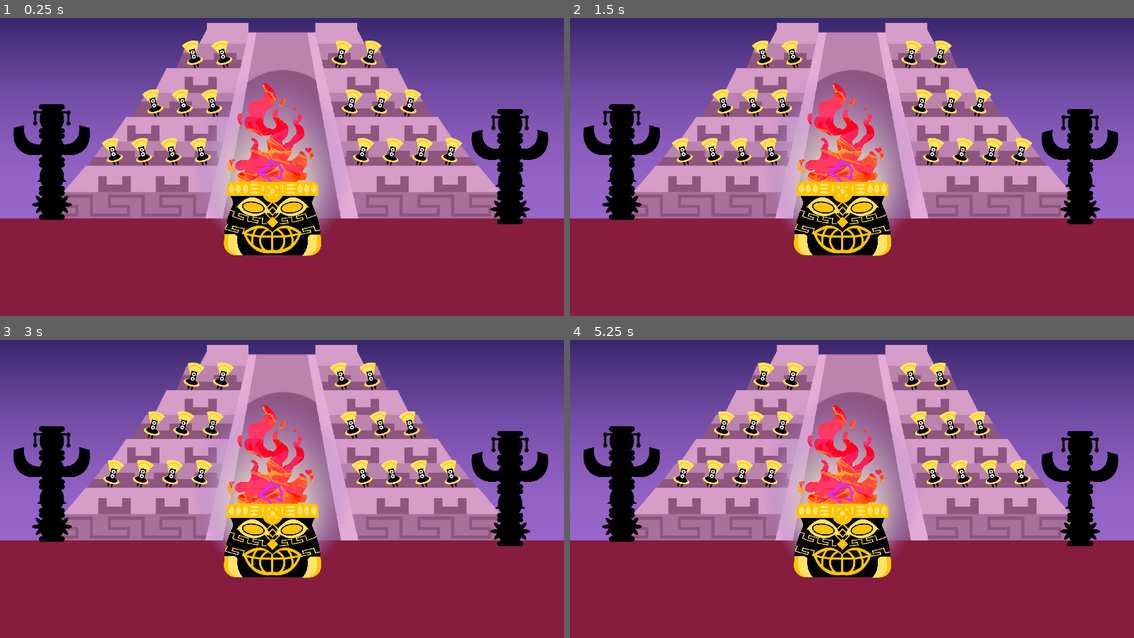
Above: before the commit, frames 1-4 (two rows, left to right).
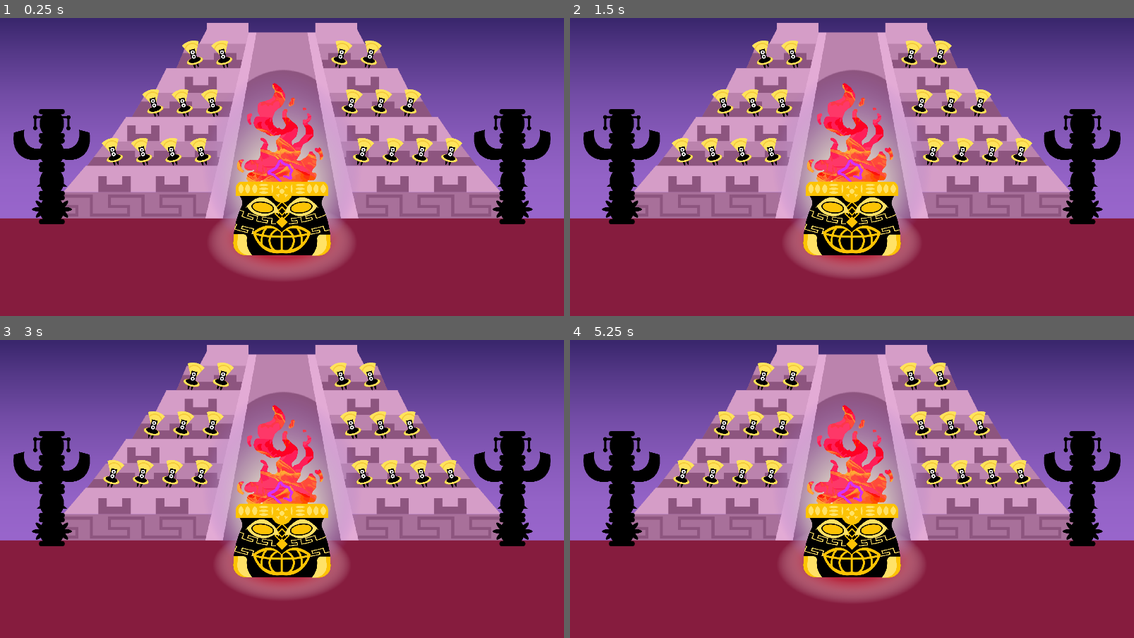
Above: after the commit, the same moments.

Repository: ElMagoRubio/SummerJam2025
Game: Godot game, scene res://scenes/main_scene.tscn
Same seed, same stepped clock (60 frames per second), same inputs: the game is played once before the commit and once after it. The project has no main scene, so this scene is started directly.
Inputs:
- Up to frame 1 (0.25 s): no input
- Up to frame 2 (1.5 s): tap Enter at 1.25 s
- Up to frame 3 (3 s): no input
- Up to frame 4 (5.25 s): tap Space at 4.25 s

The runs differ from the first frame. In frame 1, 9.4% of the frame differs, in the area x 2-98%, y 21-88%; in frame 2, 9.0%; in frame 3, 8.9%; in frame 4, 9.4%.

Commit message:
Added glow to main_scene

Diff:
--- /dev/null
+++ b/make_fire_godot/assets/sprites/background/BG_Sombra.svg
@@ -0,0 +1,20 @@
+<?xml version="1.0" encoding="UTF-8"?>
+<svg id="Capa_2" data-name="Capa 2" xmlns="http://www.w3.org/2000/svg" xmlns:xlink="http://www.w3.org/1999/xlink" viewBox="0 0 534.79 287.56">
+  <defs>
+    <style>
+      .cls-1 {
+        fill: url(#Degradado_sin_nombre_67);
+      }
+    </style>
+    <radialGradient id="Degradado_sin_nombre_67" data-name="Degradado sin nombre 67" cx="261.53" cy="140.28" fx="298.84" fy="140.28" r="130.66" gradientTransform="translate(-6.44 400.42) rotate(-89.7) scale(1 1.9)" gradientUnits="userSpaceOnUse">
+      <stop offset=".15" stop-color="#861c3e"/>
+      <stop offset=".16" stop-color="#b8233a"/>
+      <stop offset=".49" stop-color="#b8233a"/>
+      <stop offset=".64" stop-color="#cc6273" stop-opacity=".71"/>
+      <stop offset=".95" stop-color="#fff" stop-opacity="0"/>
+    </radialGradient>
+  </defs>
+  <g id="Capa_7" data-name="Capa 7">
+    <ellipse class="cls-1" cx="267.4" cy="143.78" rx="267.4" ry="143.78"/>
+  </g>
+</svg>
--- a/make_fire_godot/scenes/fire.tscn
+++ b/make_fire_godot/scenes/fire.tscn
@@ -35,7 +35,7 @@
 sprite_frames = SubResource("SpriteFrames_4l61p")
 animation = &"fire"
 autoplay = "fire"
-frame_progress = 0.352194
+frame_progress = 0.71488
 
 [node name="Cauldron" type="Sprite2D" parent="."]
 position = Vector2(0, 671)
--- a/make_fire_godot/scenes/main_scene.tscn
+++ b/make_fire_godot/scenes/main_scene.tscn
@@ -1,29 +1,33 @@
-[gd_scene load_steps=6 format=3 uid="uid://bj5y3expj8h4h"]
+[gd_scene load_steps=7 format=3 uid="uid://bj5y3expj8h4h"]
 
 [ext_resource type="Script" uid="uid://ce1iwr0oeb3oc" path="res://scenes/main_scene.gd" id="1_7ykc4"]
 [ext_resource type="PackedScene" uid="uid://dpbuoytncr662" path="res://scenes/totem.tscn" id="1_w2twt"]
 [ext_resource type="Texture2D" uid="uid://did3cf8xm5u6r" path="res://assets/sprites/background/BG_Piramide-01.svg" id="2_gubc5"]
 [ext_resource type="PackedScene" uid="uid://dd0ttixkhq8n" path="res://scenes/fire.tscn" id="2_pw63i"]
 [ext_resource type="PackedScene" uid="uid://f0am0bajc314" path="res://scenes/dancer.tscn" id="4_pu3yx"]
+[ext_resource type="PackedScene" uid="uid://cxq28dsu7s8tn" path="res://scenes/sombra_fuego.tscn" id="6_rt2n2"]
 
 [node name="MainScene" type="Node2D"]
 script = ExtResource("1_7ykc4")
 
-[node name="TextureRect" type="TextureRect" parent="."]
+[node name="Background" type="TextureRect" parent="."]
 offset_right = 1920.0
 offset_bottom = 1080.0
 texture = ExtResource("2_gubc5")
 
+[node name="Sombra_fuego" parent="." instance=ExtResource("6_rt2n2")]
+position = Vector2(960, 800)
+
 [node name="Totem2" parent="." instance=ExtResource("1_w2twt")]
-position = Vector2(1736, 544)
+position = Vector2(1744, 544)
 scale = Vector2(0.5, 0.5)
 
 [node name="Totem1" parent="." instance=ExtResource("1_w2twt")]
-position = Vector2(176, 528)
+position = Vector2(176, 544)
 scale = Vector2(0.5, 0.5)
 
 [node name="Fire" parent="." instance=ExtResource("2_pw63i")]
-position = Vector2(928, 480)
+position = Vector2(960, 480)
 scale = Vector2(0.4, 0.4)
 
 [node name="DancerGroup1" type="Control" parent="."]
--- /dev/null
+++ b/make_fire_godot/scenes/sombra_fuego.tscn
@@ -0,0 +1,11 @@
+[gd_scene load_steps=3 format=3 uid="uid://cxq28dsu7s8tn"]
+
+[ext_resource type="Script" uid="uid://coclvb6ptbahe" path="res://scripts/ui/sombra_fuego.gd" id="1_tw8o0"]
+[ext_resource type="Texture2D" uid="uid://b1g6irrmk1ekn" path="res://assets/sprites/background/BG_Sombra.svg" id="2_adhht"]
+
+[node name="Sombra_fuego" type="Node2D"]
+script = ExtResource("1_tw8o0")
+
+[node name="Sprite2D" type="Sprite2D" parent="."]
+position = Vector2(6, 36)
+texture = ExtResource("2_adhht")
--- a/make_fire_godot/scenes/totem.tscn
+++ b/make_fire_godot/scenes/totem.tscn
@@ -1,11 +1,11 @@
 [gd_scene load_steps=7 format=3 uid="uid://dpbuoytncr662"]
 
 [ext_resource type="Script" uid="uid://bsamoo3k6u08a" path="res://scripts/ui/totem.gd" id="1_8pvge"]
-[ext_resource type="Texture2D" uid="uid://citkjdj8tmtvt" path="res://assets/sprites/BG_Totem_Body.svg" id="1_qfxbw"]
-[ext_resource type="Texture2D" uid="uid://c3cnsmjr3lf4p" path="res://assets/sprites/BG_Totem_1.svg" id="2_8pvge"]
-[ext_resource type="Texture2D" uid="uid://s3mc3e07i6yx" path="res://assets/sprites/BG_Totem_2.svg" id="3_qxnbm"]
-[ext_resource type="Texture2D" uid="uid://bxkqqvto8bosy" path="res://assets/sprites/BG_Totem_3.svg" id="4_2vugo"]
-[ext_resource type="Texture2D" uid="uid://drwqiigiwlgi5" path="res://assets/sprites/BG_Totem_4.svg" id="5_gfmpx"]
+[ext_resource type="Texture2D" uid="uid://citkjdj8tmtvt" path="res://assets/sprites/totem/BG_Totem_Body.svg" id="1_qfxbw"]
+[ext_resource type="Texture2D" uid="uid://c3cnsmjr3lf4p" path="res://assets/sprites/totem/BG_Totem_1.svg" id="2_8pvge"]
+[ext_resource type="Texture2D" uid="uid://s3mc3e07i6yx" path="res://assets/sprites/totem/BG_Totem_2.svg" id="3_qxnbm"]
+[ext_resource type="Texture2D" uid="uid://bxkqqvto8bosy" path="res://assets/sprites/totem/BG_Totem_3.svg" id="4_2vugo"]
+[ext_resource type="Texture2D" uid="uid://drwqiigiwlgi5" path="res://assets/sprites/totem/BG_Totem_4.svg" id="5_gfmpx"]
 
 [node name="Totem" type="Node2D"]
 script = ExtResource("1_8pvge")
--- /dev/null
+++ b/make_fire_godot/scripts/ui/sombra_fuego.gd
@@ -0,0 +1,26 @@
+extends Node2D
+
+const MAX_SCALE = 1.0
+const MIN_SCALE = 1.1
+const INTERVAL = 0.01
+
+@onready var sprite = $Sprite2D
+@onready var timer = Timer.new()
+
+var t: float = 0.0
+var direction: int = 1
+
+func _ready():
+	add_child(timer)
+	timer.wait_time = INTERVAL
+	timer.one_shot = false
+	timer.autostart = true
+	timer.timeout.connect(_on_timer_timeout)
+	timer.start()
+
+func _on_timer_timeout():
+	# Usamos una función seno para escalar en forma de onda entre MAX y MIN
+	t += INTERVAL
+	var wave = sin(t * TAU) * 0.5 + 0.5  # Normalizado entre 0 y 1
+	var scale_value = lerp(MAX_SCALE, MIN_SCALE, wave)
+	sprite.scale = Vector2(scale_value, scale_value)
Not shown, changed: make_fire_godot/assets/sprites/background/BG_Sombra.svg.import
Renamed: make_fire_godot/assets/sprites/BG_Totem_1.svg -> make_fire_godot/assets/sprites/totem/BG_Totem_1.svg
Not shown, changed: make_fire_godot/assets/sprites/totem/BG_Totem_1.svg.import
Renamed: make_fire_godot/assets/sprites/BG_Totem_2.svg -> make_fire_godot/assets/sprites/totem/BG_Totem_2.svg
Not shown, changed: make_fire_godot/assets/sprites/totem/BG_Totem_2.svg.import
Renamed: make_fire_godot/assets/sprites/BG_Totem_3.svg -> make_fire_godot/assets/sprites/totem/BG_Totem_3.svg
Not shown, changed: make_fire_godot/assets/sprites/totem/BG_Totem_3.svg.import
Renamed: make_fire_godot/assets/sprites/BG_Totem_4.svg -> make_fire_godot/assets/sprites/totem/BG_Totem_4.svg
Not shown, added: make_fire_godot/assets/sprites/totem/BG_Totem_4.svg.import
Renamed: make_fire_godot/assets/sprites/BG_Totem_Body.svg -> make_fire_godot/assets/sprites/totem/BG_Totem_Body.svg
Not shown, changed: make_fire_godot/assets/sprites/totem/BG_Totem_Body.svg.import
Not shown, added: make_fire_godot/scripts/ui/sombra_fuego.gd.uid
